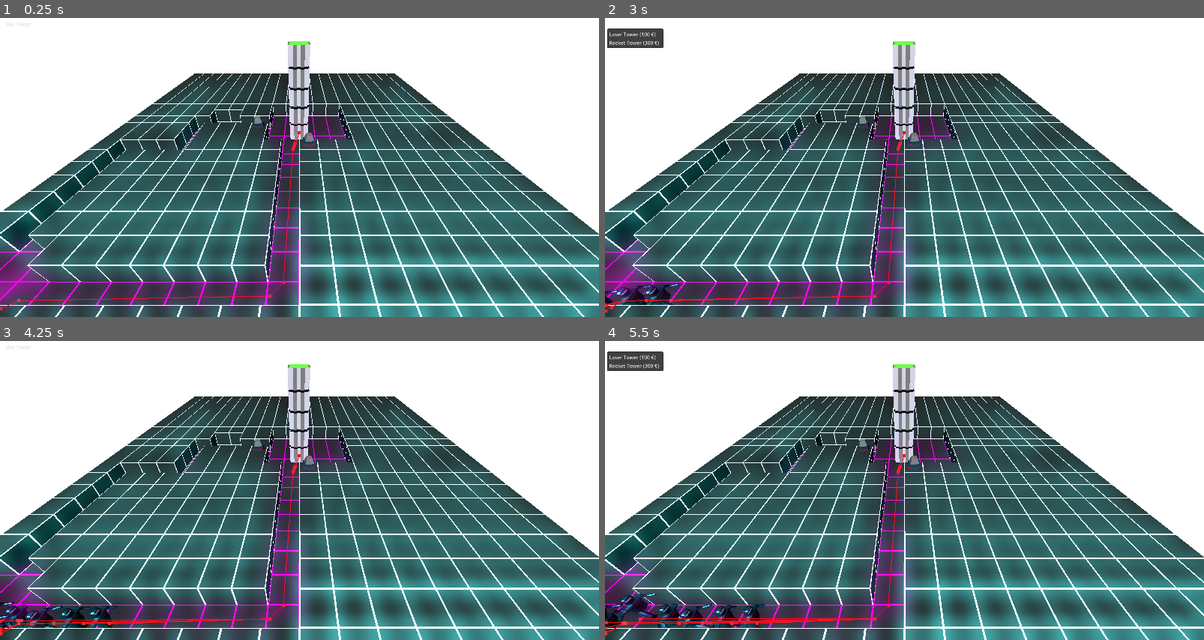
Above: before the commit, frames 1-4 (two rows, left to right).
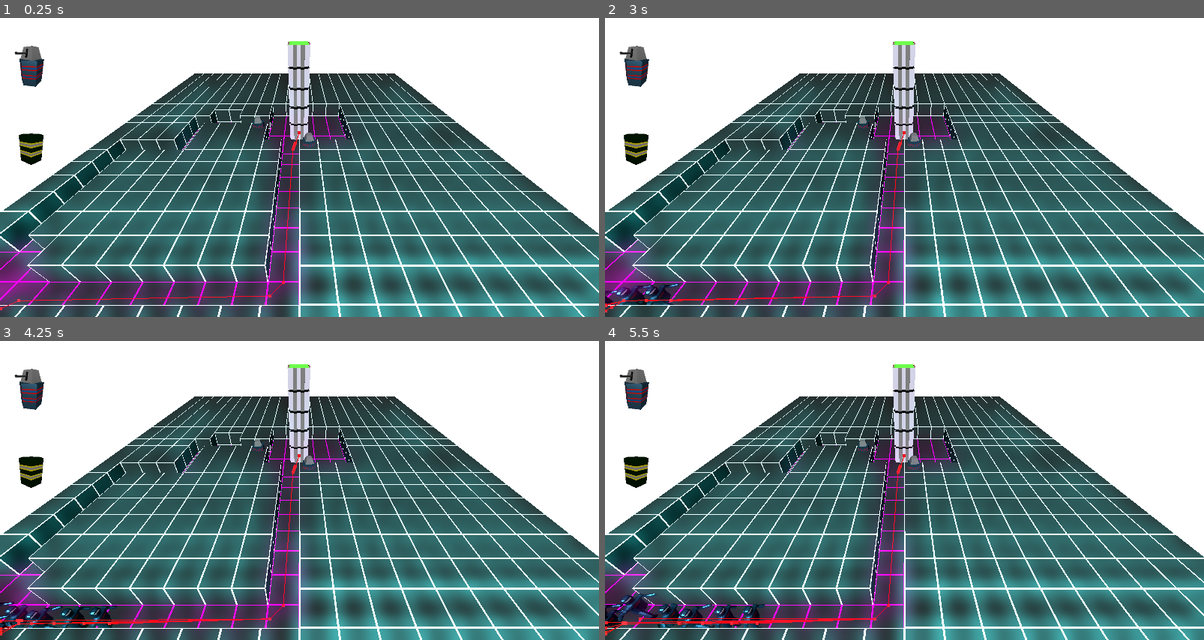
Above: after the commit, the same moments.

Repository: StefanHolst/LD57
Game: Godot game, scene res://Game.tscn
Same seed, same stepped clock (60 frames per second), same inputs: the game is played once before the commit and once after it.
Inputs (mouse positions are in pixels of both pictures, inside the frame that each line leads up to):
- Up to frame 1 (0.25 s): no input
- Up to frame 2 (3 s): click (622, 23) at 0.5 s, where only the run before the commit has a clickable "Buy Tower"; click (634, 71) at 1.27 s; click (634, 143) at 2.02 s; click (622, 23) at 2.75 s, where only the run before the commit has a clickable "Buy Tower"
- Up to frame 3 (4.25 s): click (29, 394) at 3.52 s
- Up to frame 4 (5.5 s): click (634, 466) at 4.27 s; click (622, 346) at 5 s, where only the run before the commit has a clickable "Buy Tower"

The runs differ from the first frame. In frame 1, 0.8% of the frame differs, in the area x 1-8%, y 1-50%; in frame 2, 1.4%, in the area x 0-10%, y 3-50%; in frame 3, 0.8%; in frame 4, 1.4%.

Commit message:
Better buy buttons

Diff:
--- a/Game.tscn
+++ b/Game.tscn
@@ -2,7 +2,7 @@
 
 [ext_resource type="Script" uid="uid://kg53uy8ceyik" path="res://game.gd" id="1_wbfu4"]
 [ext_resource type="Script" uid="uid://xwbaymrldsbp" path="res://camera_3d.gd" id="2_xkndl"]
-[ext_resource type="PackedScene" uid="uid://c4hkyv5aeheib" path="res://Map/IngameMenu.tscn" id="3_u44n3"]
+[ext_resource type="PackedScene" uid="uid://c4hkyv5aeheib" path="res://Menu/IngameMenu.tscn" id="3_u44n3"]
 
 [sub_resource type="Environment" id="Environment_wbfu4"]
 glow_enabled = true
--- a/Map/IngameMenu.tscn
+++ /dev/null
@@ -1,66 +0,0 @@
-[gd_scene format=3 uid="uid://c4hkyv5aeheib"]
-
-[node name="IngameMenu" type="Node2D"]
-
-[node name="HBoxContainer" type="HBoxContainer" parent="."]
-offset_right = 120.0
-offset_bottom = 101.0
-alignment = 1
-
-[node name="VBoxContainer" type="VBoxContainer" parent="HBoxContainer"]
-layout_mode = 2
-
-[node name="HBoxContainer" type="HBoxContainer" parent="HBoxContainer/VBoxContainer"]
-layout_mode = 2
-alignment = 1
-
-[node name="Label" type="Label" parent="HBoxContainer/VBoxContainer/HBoxContainer"]
-layout_mode = 2
-text = "Menu"
-uppercase = true
-
-[node name="HSeparator" type="HSeparator" parent="HBoxContainer/VBoxContainer"]
-layout_mode = 2
-
-[node name="Stats" type="VBoxContainer" parent="HBoxContainer/VBoxContainer"]
-layout_mode = 2
-
-[node name="HBoxContainer" type="HBoxContainer" parent="HBoxContainer/VBoxContainer/Stats"]
-layout_mode = 2
-
-[node name="Label" type="Label" parent="HBoxContainer/VBoxContainer/Stats/HBoxContainer"]
-layout_mode = 2
-text = "€:"
-
-[node name="Money" type="Label" parent="HBoxContainer/VBoxContainer/Stats/HBoxContainer"]
-layout_mode = 2
-text = "0"
-
-[node name="HBoxContainer3" type="HBoxContainer" parent="HBoxContainer/VBoxContainer/Stats"]
-layout_mode = 2
-
-[node name="Label" type="Label" parent="HBoxContainer/VBoxContainer/Stats/HBoxContainer3"]
-layout_mode = 2
-text = "Units Killed:"
-
-[node name="UnitsKilled" type="Label" parent="HBoxContainer/VBoxContainer/Stats/HBoxContainer3"]
-layout_mode = 2
-text = "0"
-
-[node name="HBoxContainer2" type="HBoxContainer" parent="HBoxContainer/VBoxContainer/Stats"]
-layout_mode = 2
-
-[node name="Label" type="Label" parent="HBoxContainer/VBoxContainer/Stats/HBoxContainer2"]
-layout_mode = 2
-text = "Shots Fired:"
-
-[node name="ShotsFired" type="Label" parent="HBoxContainer/VBoxContainer/Stats/HBoxContainer2"]
-layout_mode = 2
-text = "0"
-
-[node name="HSeparator" type="HSeparator" parent="HBoxContainer/VBoxContainer/Stats"]
-layout_mode = 2
-
-[node name="BuyMenu" type="MenuButton" parent="HBoxContainer/VBoxContainer/Stats"]
-layout_mode = 2
-text = "Buy Tower"
--- /dev/null
+++ b/Menu/IngameMenu.tscn
@@ -0,0 +1,129 @@
+[gd_scene load_steps=5 format=3 uid="uid://c4hkyv5aeheib"]
+
+[ext_resource type="PackedScene" uid="uid://bwysx7nv56yu8" path="res://Assets/lasertowerv1.glb" id="1_nlsih"]
+[ext_resource type="PackedScene" uid="uid://1febycysn5o1" path="res://Assets/Rockettower.glb" id="2_q5hkw"]
+
+[sub_resource type="ViewportTexture" id="ViewportTexture_q5hkw"]
+viewport_path = NodePath("HBoxContainer/VBoxContainer/VBoxContainer/BuyLaserTower/SubViewport")
+
+[sub_resource type="ViewportTexture" id="ViewportTexture_i0k2f"]
+viewport_path = NodePath("HBoxContainer/VBoxContainer/VBoxContainer/BuyRocketTower/SubViewport2")
+
+[node name="IngameMenu" type="Node2D"]
+
+[node name="HBoxContainer" type="HBoxContainer" parent="."]
+offset_right = 120.0
+offset_bottom = 101.0
+alignment = 1
+
+[node name="VBoxContainer" type="VBoxContainer" parent="HBoxContainer"]
+layout_mode = 2
+
+[node name="HBoxContainer" type="HBoxContainer" parent="HBoxContainer/VBoxContainer"]
+layout_mode = 2
+alignment = 1
+
+[node name="Label" type="Label" parent="HBoxContainer/VBoxContainer/HBoxContainer"]
+layout_mode = 2
+text = "Menu"
+uppercase = true
+
+[node name="HSeparator" type="HSeparator" parent="HBoxContainer/VBoxContainer"]
+layout_mode = 2
+
+[node name="Stats" type="VBoxContainer" parent="HBoxContainer/VBoxContainer"]
+layout_mode = 2
+
+[node name="HBoxContainer" type="HBoxContainer" parent="HBoxContainer/VBoxContainer/Stats"]
+layout_mode = 2
+
+[node name="Label" type="Label" parent="HBoxContainer/VBoxContainer/Stats/HBoxContainer"]
+layout_mode = 2
+text = "€:"
+
+[node name="Money" type="Label" parent="HBoxContainer/VBoxContainer/Stats/HBoxContainer"]
+layout_mode = 2
+text = "0"
+
+[node name="HBoxContainer3" type="HBoxContainer" parent="HBoxContainer/VBoxContainer/Stats"]
+layout_mode = 2
+
+[node name="Label" type="Label" parent="HBoxContainer/VBoxContainer/Stats/HBoxContainer3"]
+layout_mode = 2
+text = "Units Killed:"
+
+[node name="UnitsKilled" type="Label" parent="HBoxContainer/VBoxContainer/Stats/HBoxContainer3"]
+layout_mode = 2
+text = "0"
+
+[node name="HBoxContainer2" type="HBoxContainer" parent="HBoxContainer/VBoxContainer/Stats"]
+layout_mode = 2
+
+[node name="Label" type="Label" parent="HBoxContainer/VBoxContainer/Stats/HBoxContainer2"]
+layout_mode = 2
+text = "Shots Fired:"
+
+[node name="ShotsFired" type="Label" parent="HBoxContainer/VBoxContainer/Stats/HBoxContainer2"]
+layout_mode = 2
+text = "0"
+
+[node name="HSeparator2" type="HSeparator" parent="HBoxContainer/VBoxContainer"]
+layout_mode = 2
+
+[node name="VBoxContainer" type="VBoxContainer" parent="HBoxContainer/VBoxContainer"]
+layout_mode = 2
+
+[node name="Label2" type="Label" parent="HBoxContainer/VBoxContainer/VBoxContainer"]
+layout_mode = 2
+theme_override_font_sizes/font_size = 24
+text = "Buy Towers"
+
+[node name="BuyMenu" type="MenuButton" parent="HBoxContainer/VBoxContainer/VBoxContainer"]
+visible = false
+layout_mode = 2
+text = "Buy Tower"
+
+[node name="Label" type="Label" parent="HBoxContainer/VBoxContainer/VBoxContainer"]
+layout_mode = 2
+text = "Laser Tower"
+
+[node name="BuyLaserTower" type="TextureButton" parent="HBoxContainer/VBoxContainer/VBoxContainer"]
+layout_mode = 2
+texture_normal = SubResource("ViewportTexture_q5hkw")
+stretch_mode = 0
+
+[node name="SubViewport" type="SubViewport" parent="HBoxContainer/VBoxContainer/VBoxContainer/BuyLaserTower"]
+own_world_3d = true
+transparent_bg = true
+size = Vector2i(200, 200)
+
+[node name="Camera3D2" type="Camera3D" parent="HBoxContainer/VBoxContainer/VBoxContainer/BuyLaserTower/SubViewport"]
+transform = Transform3D(1, 0, 0, 0, 0.918584, 0.395225, 0, -0.395225, 0.918584, 0, 1.96882, 2.53595)
+
+[node name="DirectionalLight3D" type="DirectionalLight3D" parent="HBoxContainer/VBoxContainer/VBoxContainer/BuyLaserTower/SubViewport"]
+transform = Transform3D(1, 0, 0, 0, 0.813263, 0.581896, 0, -0.581896, 0.813263, 0, 3.27342, 3.14834)
+
+[node name="lasertowerv1" parent="HBoxContainer/VBoxContainer/VBoxContainer/BuyLaserTower/SubViewport" instance=ExtResource("1_nlsih")]
+transform = Transform3D(-0.775242, 0, 0.631664, 0, 1, 0, -0.631664, 0, -0.775242, 0, 0, 0)
+
+[node name="Label3" type="Label" parent="HBoxContainer/VBoxContainer/VBoxContainer"]
+layout_mode = 2
+text = "Rocket Tower"
+
+[node name="BuyRocketTower" type="TextureButton" parent="HBoxContainer/VBoxContainer/VBoxContainer"]
+layout_mode = 2
+texture_normal = SubResource("ViewportTexture_i0k2f")
+stretch_mode = 0
+
+[node name="SubViewport2" type="SubViewport" parent="HBoxContainer/VBoxContainer/VBoxContainer/BuyRocketTower"]
+own_world_3d = true
+transparent_bg = true
+size = Vector2i(200, 200)
+
+[node name="Camera3D2" type="Camera3D" parent="HBoxContainer/VBoxContainer/VBoxContainer/BuyRocketTower/SubViewport2"]
+transform = Transform3D(1, 0, 0, 0, 0.957913, 0.28706, 0, -0.28706, 0.957913, 0, 1.96882, 2.53595)
+
+[node name="DirectionalLight3D" type="DirectionalLight3D" parent="HBoxContainer/VBoxContainer/VBoxContainer/BuyRocketTower/SubViewport2"]
+transform = Transform3D(1, 0, 0, 0, 0.813263, 0.581896, 0, -0.581896, 0.813263, 0, 3.27342, 3.14834)
+
+[node name="Rockettower" parent="HBoxContainer/VBoxContainer/VBoxContainer/BuyRocketTower/SubViewport2" instance=ExtResource("2_q5hkw")]
--- a/Player.gd
+++ b/Player.gd
@@ -28,7 +28,12 @@
 	_shotsFiredLabel.text = str(ShotsFired)
 	var menu = IngameMenu.find_child("BuyMenu") as MenuButton
 	_buyMenu = menu.get_popup()
-	_setupMenu()
+	#_setupMenu()
+
+	var buyLaserTowerButton = IngameMenu.find_child("BuyLaserTower") as TextureButton
+	buyLaserTowerButton.pressed.connect(_on_buy.bind(0))
+	var buyRocketTowerButton = IngameMenu.find_child("BuyRocketTower") as TextureButton
+	buyRocketTowerButton.pressed.connect(_on_buy.bind(1))
 
 func _setupMenu():
 	_buyMenu.connect("id_pressed", Callable(self, "_on_buy"))
--- /dev/null
+++ b/Towers/LaserTowerScene.tscn
@@ -0,0 +1,16 @@
+[gd_scene load_steps=3 format=3 uid="uid://b6vrede655bqx"]
+
+[ext_resource type="PackedScene" uid="uid://bwysx7nv56yu8" path="res://Assets/lasertowerv1.glb" id="1_q7k4h"]
+
+[sub_resource type="BoxShape3D" id="BoxShape3D_q7k4h"]
+size = Vector3(1.4, 3, 1.4)
+
+[node name="LaserTowerScene" type="Node3D"]
+
+[node name="lasertowerv1" parent="." instance=ExtResource("1_q7k4h")]
+
+[node name="StaticBody3D" type="StaticBody3D" parent="lasertowerv1"]
+
+[node name="CollisionShape3D" type="CollisionShape3D" parent="lasertowerv1/StaticBody3D"]
+transform = Transform3D(1, 0, 0, 0, 1, 0, 0, 0, 1, 0, 1.5, 0)
+shape = SubResource("BoxShape3D_q7k4h")
